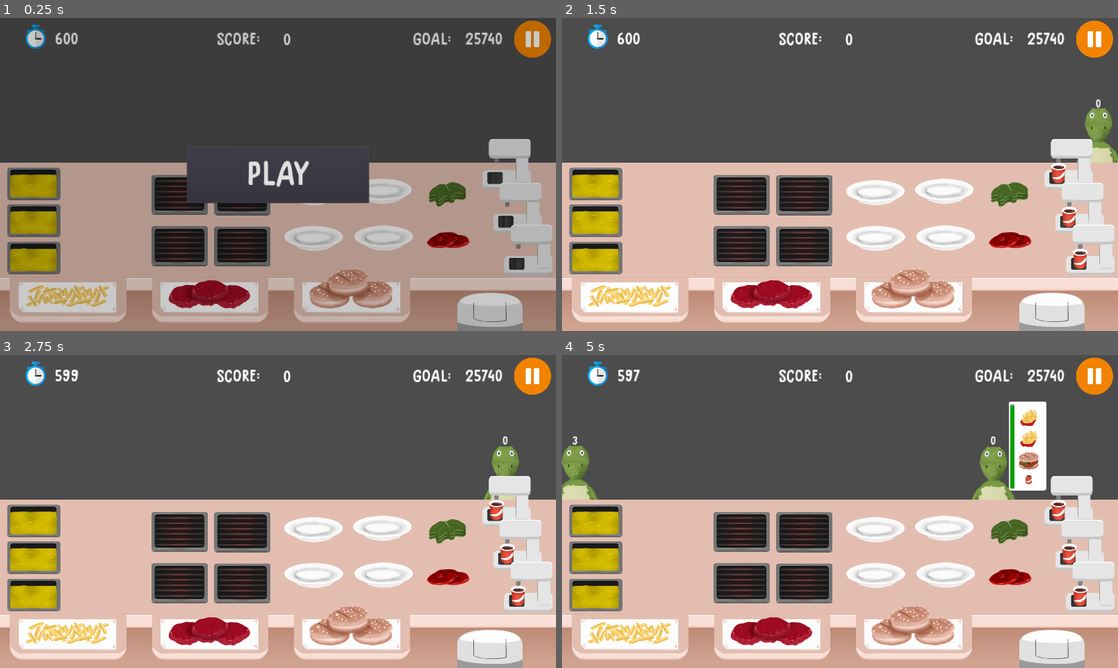
Above: before the commit, frames 1-4 (two rows, left to right).
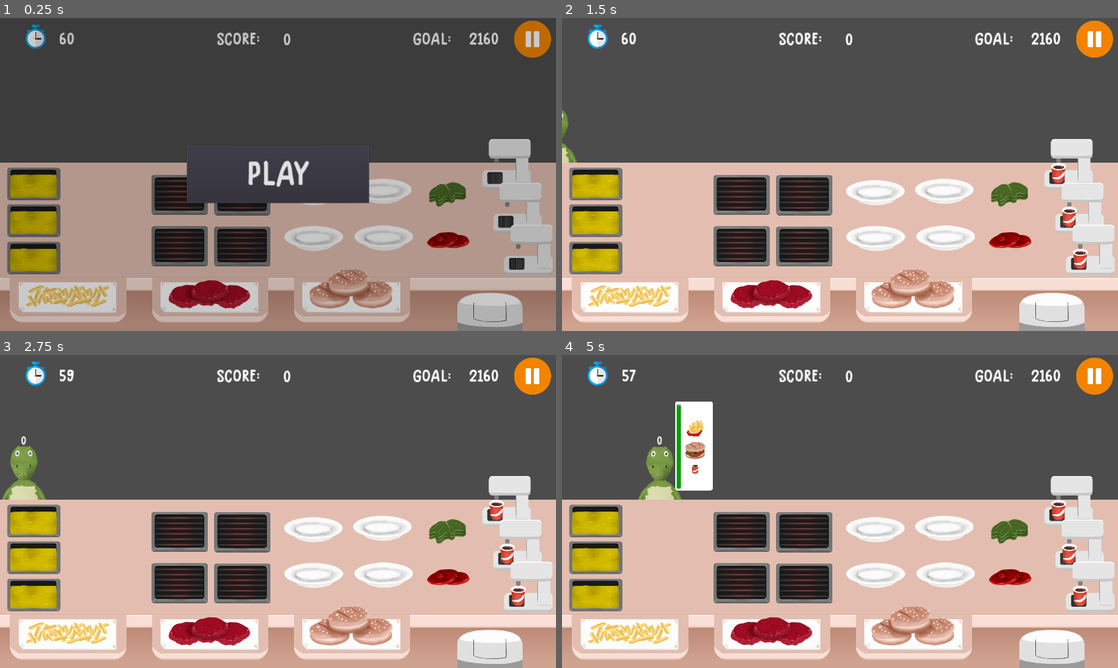
Above: after the commit, the same moments.

Repository: samuelpedrajas/MyVeganRestaurant
Game: Godot game, scene res://Scenes/Kitchen.tscn
The game is run twice, just before and just after one commit, with the same random seed, the same clock (stepped at 60 frames per second) and the same inputs.
Inputs (mouse positions are in pixels of both pictures, inside the frame that each line leads up to):
- Up to frame 1 (0.25 s): no input
- Up to frame 2 (1.5 s): click "PLAY" at 0.5 s; click (1095, 39) at 1.25 s
- Up to frame 3 (2.75 s): tap Enter at 2 s
- Up to frame 4 (5 s): no input

The runs differ from the first frame. In frame 1, 0.3% of the frame differs, in the area x 10-91%, y 4-9%; in frame 2, 1.2%; in frame 3, 1.6%; in frame 4, 6.5%, in the area x 0-91%, y 4-47%.

Commit message:
various fixes

Diff:
--- a/Scripts/ClientArea.gd
+++ b/Scripts/ClientArea.gd
@@ -13,10 +13,10 @@
 var current_n_clients = 0
 
 
-export(float) var max_time = 600
+export(float) var max_time = 60
 export(float) var max_arrival_time = 3.0
 export(float) var average_time_for_client = 3.0
-export(float) var average_reward_for_client = 130.0
+export(float) var average_reward_for_client = 120.0
 export(Array) var category_probabilities = [0.5, 0.8, 0.5]
 export(int) var max_orders = 4
 
@@ -24,11 +24,11 @@
 export(float) var patience = 10.0 * average_time_for_client
 export(float) var base_variability = 0.5
 export(float) var added_variability = 2.0
-export(float) var added_variability_percentage = 0.1 #  0.4
+export(float) var added_variability_percentage = 0.2 #  0.4
 export(Array) var maximums = [0.5]  # [0.8]
 export(Array) var minimums = [0.1]  # [0.2]
 
-export(Dictionary) var price_override = {
+export(Dictionary) var prices = {
 	"Fries": 50,
 	"SimpleBurger": 75,
 	"TomatoBurger": 100,
@@ -36,7 +36,7 @@
 	"CompleteBurger": 125,
 	"Cola": 25
 }
-export(Dictionary) var discard_price_override = {
+export(Dictionary) var discard_prices = {
 	"Fries": 25,
 	"BurgerBread": 10,
 	"SimpleBurger": 50,
@@ -61,14 +61,6 @@
 	new_client()
 	$Timer.start()
 	print("SECONDS: %s" % [current_time])
-
-
-func _override_prices():
-	for category in menu.get_children():
-		for dish in category.get_children():
-			if dish.deliverable:
-				dish.profit = price_override[dish.reference]
-			dish.discard_price = discard_price_override[dish.reference]
 
 
 func _build_order_lists():
@@ -99,7 +91,7 @@
 					"order": j
 				}
 				orders[i].append(dish_obj)
-				guaranteed_coins += dish_obj["dish"].profit
+				guaranteed_coins += prices[dish_obj["dish"].reference]
 			if guaranteed_coins >= calculated_goal:
 				break
 
@@ -189,10 +181,8 @@
 
 	rest.shuffle()
 
-	print(timeout_seconds)
-	print("FASTESTS (%s): %s" % [total_fastests, fastests])
-	print("SLOWESTS (%s): %s" % [total_slowests, slowests])
-	print("REST: %s" % [rest])
+	print("FASTESTS (%s)" % [total_fastests])
+	print("SLOWESTS (%s)" % [total_slowests])
 
 	timeout_seconds = [0]
 	var max_countdown = 0
@@ -217,8 +207,6 @@
 			timeout_seconds.append(rest.pop_back())
 			i += 1
 
-	print("NOT ACCUMULATED TIMEOUTS: %s" % [timeout_seconds])
-
 	# accumulate timeouts
 	for _i in range(1, timeout_seconds.size()):
 		timeout_seconds[_i] = round(timeout_seconds[_i])
@@ -231,7 +219,6 @@
 	self.average_client_number = ceil(usable_time / average_time_for_client)
 	self.calculated_goal = average_client_number * average_reward_for_client
 
-	_override_prices()
 	_build_order_lists()
 	_build_timeouts()
 
@@ -245,10 +232,10 @@
 		var references = []
 		var total = 0.0
 		for _order in _orders:
-			total += _order.profit
+			total += prices[_order.reference]
 			references.append(
 				"%s = %s" % [
-					_order.reference, str(_order.profit)
+					_order.reference, str(prices[_order.reference])
 				]
 			)
 		print("Total: %s, References: %s" % [str(total), str(references)])
--- a/Scripts/Dish.gd
+++ b/Scripts/Dish.gd
@@ -2,12 +2,10 @@
 
 
 export(String) var reference
-export(int) var profit
 export(int) var discard_price
 export(Array) var ingredients
 export(bool) var deliverable
 export(Vector2) var v_limits
-
 
 var client
 var client_dish
--- a/Scripts/Kitchen.gd
+++ b/Scripts/Kitchen.gd
@@ -97,7 +97,7 @@
 			for _dish in client.get_dishes():
 				for dish in escenario.duplicate():
 					if dish.reference == _dish.reference:
-						reward_deliveries[plate] += dish.profit
+						reward_deliveries[plate] += client_area.prices[dish.reference]
 						escenario.erase(dish)
 						break
 		var winners = []
@@ -191,7 +191,7 @@
 	client.receive_dish(dish)
 	$Main.add_child(dish)
 	dish.deliver(origin.get_throw_position())
-	add_score(dish.profit)
+	add_score(client_area.prices[dish.reference])
 
 
 func add_score(inc):
--- a/Scripts/PatienceTimer.gd
+++ b/Scripts/PatienceTimer.gd
@@ -67,7 +67,7 @@
 	var threshold = 0.5
 	if not enabled:
 		return false
-	var client = get_parent()
+	var client = get_parent().get_parent().get_parent()
 	var client_area = client.get_parent()
 	if average_time_for_client == null:
 		average_time_for_client = client_area.average_time_for_client
@@ -77,7 +77,7 @@
 	if current_time - threshold > average_time_for_client:
 		return false
 	if current_time + threshold > average_time_for_client:
-		for dish in client.dishes:
+		for dish in client.get_dishes():
 			client_area.get_parent().get_parent().add_score(dish.profit)
 			client.remove_dish(dish)
 		return true
